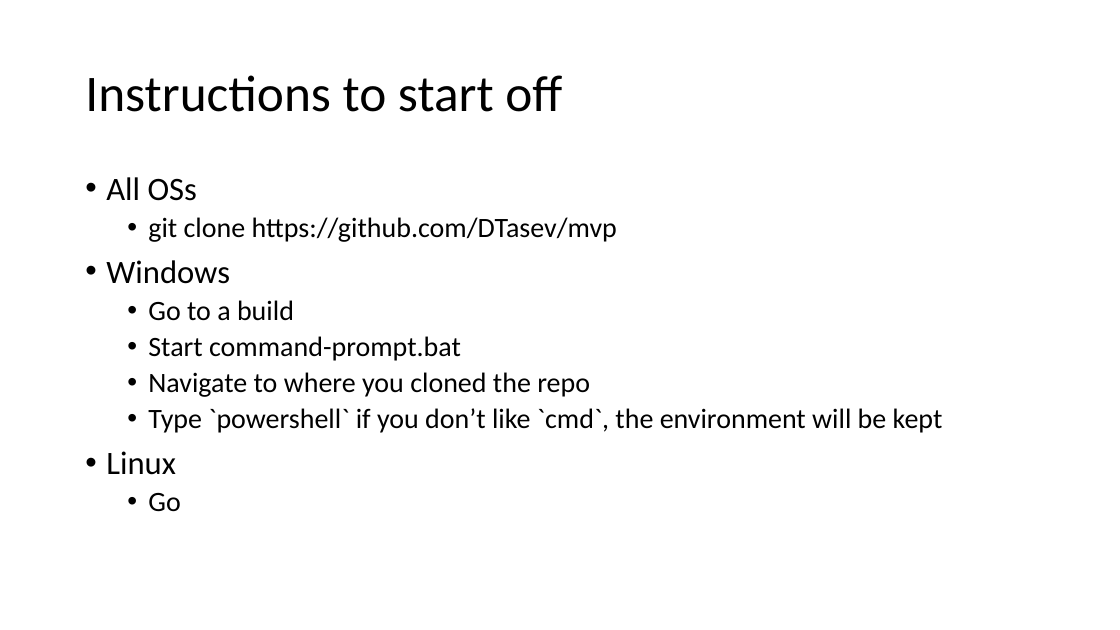
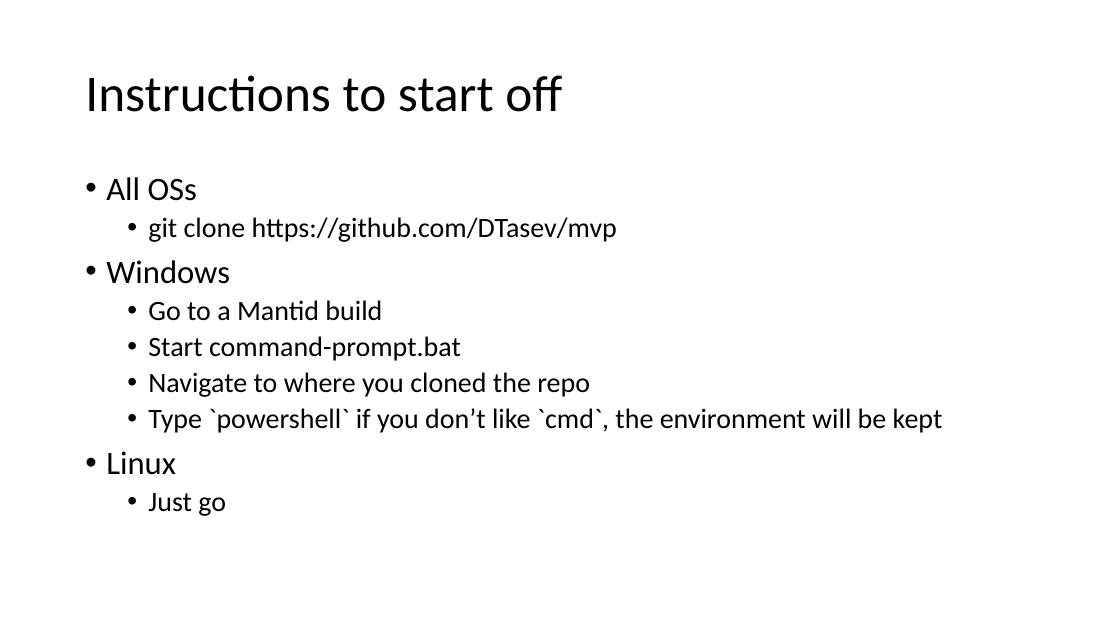
Before and after one commit to DTasev/mvp, a slide deck: slide 22 of MVP Tutorial.pptx. Drawn at 1120x630 pixels with LibreOffice and Linux fonts; fonts in the diff are those of the drawing. Boxes give left, top, right and bottom in pixels: in the first picture for what was removed or moved away, otherwise in the second. Text is boxed around its words. In the diff, an @@ line names an element or a change of style, - is before the commit and + after.

```diff
--- a/MVP Tutorial.pptx
+++ b/MVP Tutorial.pptx
@@ text at box(148, 300, 382, 321): text changed @@
-  • Go to a build
+  • Go to a Mantid build
@@ text at box(148, 493, 226, 516): text changed @@
-  • Go
+  • Just go
```
Also in this commit, not shown: 6 other slides changed, 2 other files.
